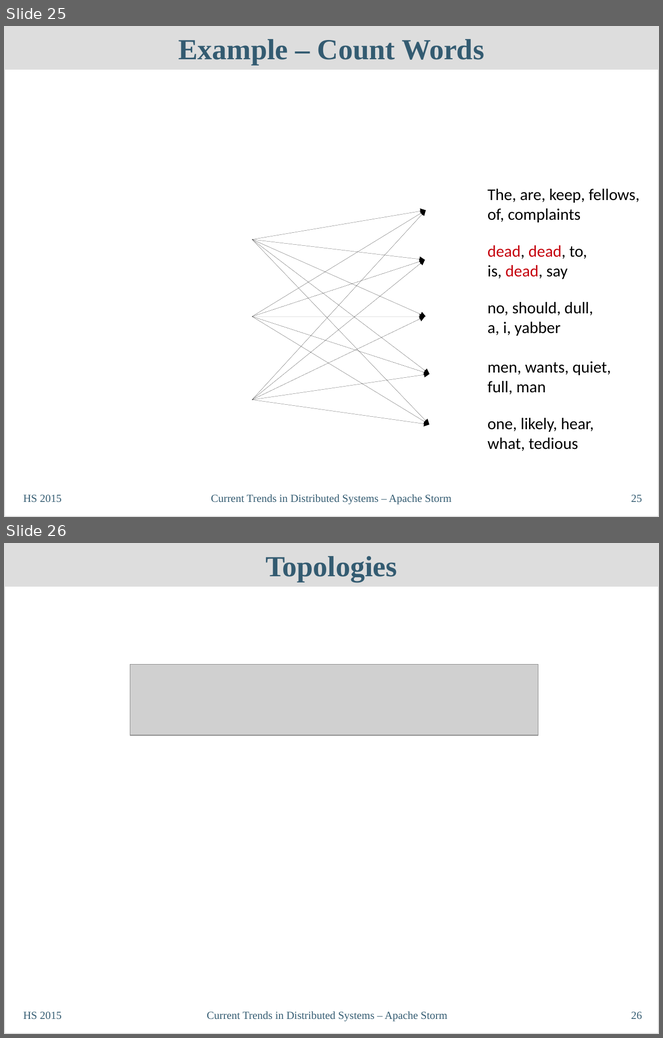
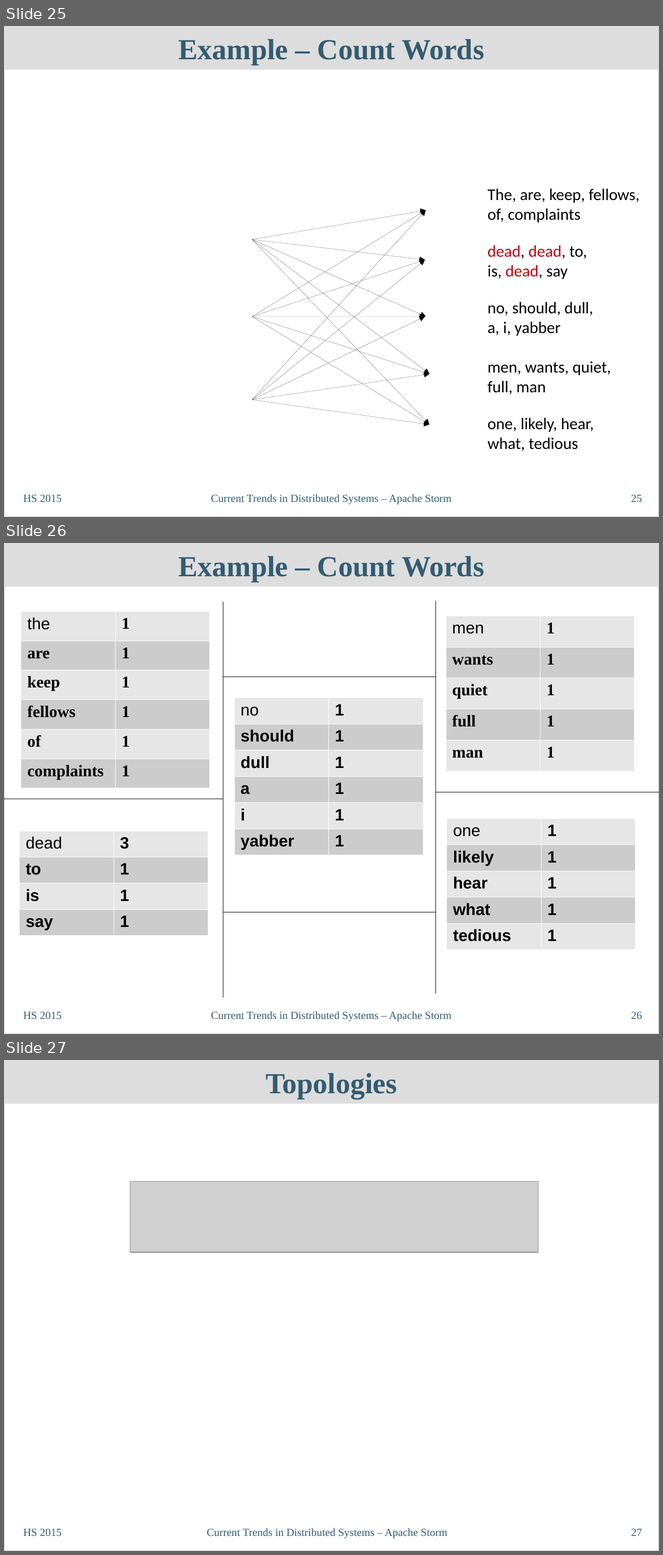
Before and after one commit to philipp-oldenburg/ctds-storm, a slide deck: Storm-Referat/CT-Präsentation - Final.odp. Shown one above the other, each under a label of ours: slides 25 and 26 before the commit, slides 25, 26 and 27 after it. The pictures are 663x1038 and 663x1555 pixels, drawn with LibreOffice and Linux fonts; fonts in the diff are those of the drawing; grey boxes stand for pictures; background and template pictures are left out. Boxes give left, top, right and bottom in pixels: in the first picture for what was removed or moved away, otherwise in the second. Text is boxed around its words. In the diff, an @@ line names an element or a change of style, - is before the commit and + after.

Commit message:
readded tabulars

```diff
--- a/Storm-Referat/CT-Präsentation - Final.odp
+++ b/Storm-Referat/CT-Präsentation - Final.odp
@@ slide 26 added at [4, 543, 659, 1034], background #FFFFFF; not listed: 1 template element that a slide beside it also shows @@
@@ title added at [4, 543, 659, 587], fill #DDDDDD, 32 pt, text #335B71, bold @@
+Example – Count Words
@@ line added from (223, 602) to (223, 997), #000000 0 pt @@
@@ line added from (436, 601) to (436, 993), #000000 0 pt @@
@@ table added at [21, 611, 210, 788], 6 rows, 2 columns @@
+the | 1
+are | 1
+keep | 1
+fellows | 1
+of | 1
+complaints | 1
@@ table added at [445, 616, 634, 771], 5 rows, 2 columns @@
+men | 1
+wants | 1
+quiet | 1
+full | 1
+man | 1
@@ line added from (223, 677) to (436, 677), #000000 0 pt @@
@@ table added at [234, 697, 423, 852], 6 rows, 2 columns @@
+no | 1
+should | 1
+dull | 1
+a | 1
+i | 1
+yabber | 1
@@ line added from (436, 792) to (659, 792), #000000 0 pt @@
@@ line added from (4, 799) to (222, 799), #000000 0 pt @@
@@ table added at [447, 819, 636, 946], 5 rows, 2 columns @@
+one | 1
+likely | 1
+hear | 1
+what | 1
+tedious | 1
@@ table added at [19, 831, 208, 932], 4 rows, 2 columns @@
+dead | 3
+to | 1
+is | 1
+say | 1
@@ line added from (223, 913) to (436, 913), #000000 0 pt @@
@@ text added at [23, 1012, 62, 1019], 12 pt, text #335B71 @@
+HS 2015
@@ text added at [211, 1012, 452, 1022], 12 pt, text #335B71 @@
+Current Trends in Distributed Systems – Apache Storm
@@ page number added at [631, 1012, 642, 1019], 12 pt, text #335B71 @@
+26
@@ what was slide 26 is now slide 27 @@
@@ page number at [631, 1529, 642, 1536]: text changed @@
-26
+27
```
